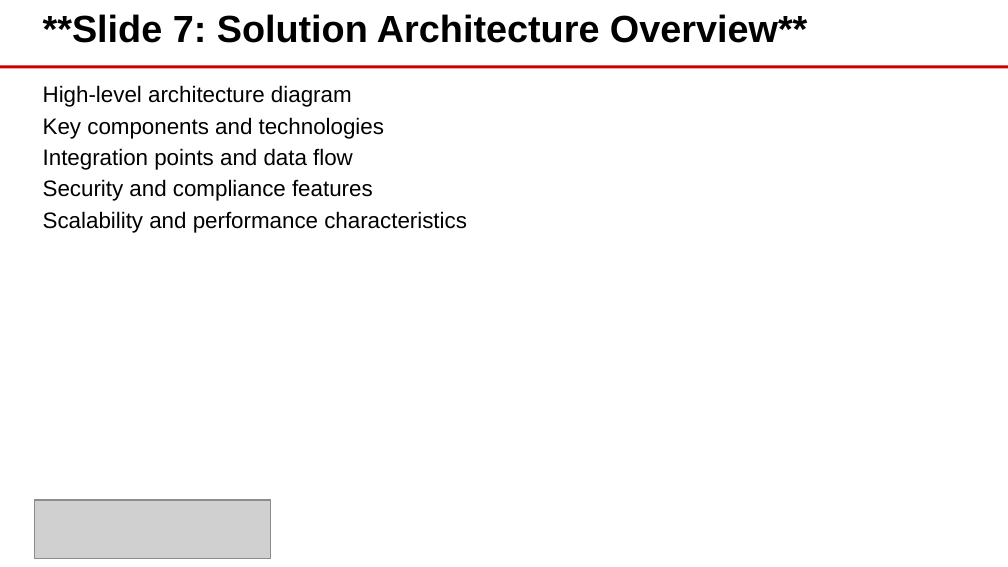
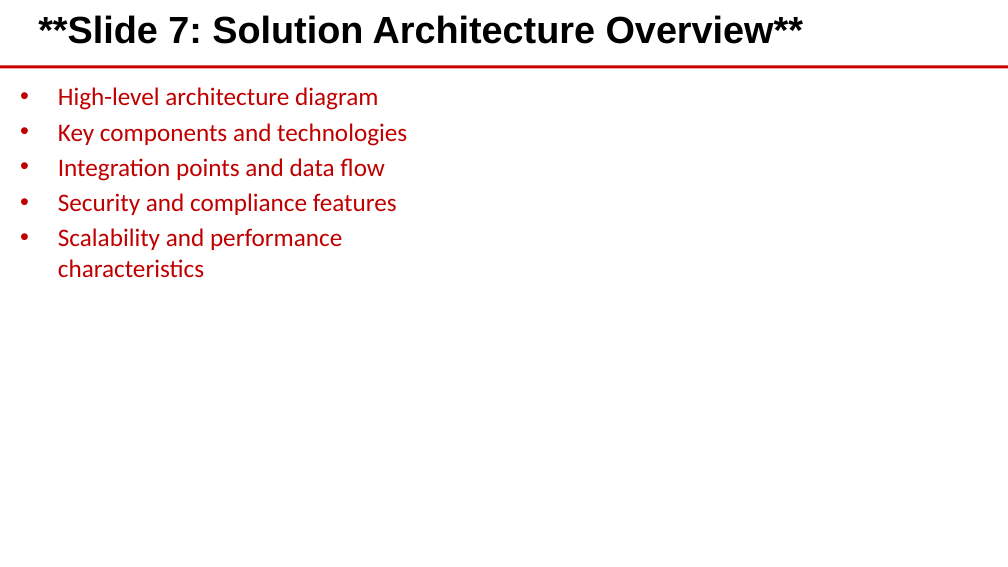
Before and after one commit to eoframework/solutions, a slide deck: slide 7 of solution-template/sample-provider/sample-category/sample-solution/delivery/closeout-presentation.pptx (slide 8 before the commit). Drawn at 1008x567 pixels with LibreOffice and Linux fonts; fonts in the diff are those of the drawing; grey boxes stand for pictures; background and template pictures are left out. Boxes give left, top, right and bottom in pixels: in the first picture for what was removed or moved away, otherwise in the second. Text is boxed around its words. In the diff, an @@ line names an element or a change of style, - is before the commit and + after.

Commit message:
Update solution templates and document builder
- Enhance solution-doc-builder.py with improved formatting
- Update Word template for better document generation
- Refresh solution template documents across delivery and presales
- Update statement-of-work with latest content

```diff
--- a/solution-template/sample-provider/sample-category/sample-solution/delivery/closeout-presentation.pptx
+++ b/solution-template/sample-provider/sample-category/sample-solution/delivery/closeout-presentation.pptx
@@ text "**Slide 7: Solution Architecture Overview**": place and size @@
-text "**Slide 7: Solution Architecture Overview**" at bbox=[43, 14, 807, 43]
+text "**Slide 7: Solution Architecture Overview**" at bbox=[38, 15, 803, 44]
@@ text "High-level architecture diagram": place and size @@
-text "High-level architecture diagram" at bbox=[43, 85, 467, 233]
+text "High-level architecture diagram" at bbox=[58, 87, 407, 278]
@@ text "High-level architecture diagram" at bbox=[58, 87, 407, 278]: size 16 to 18 pt, font Arial to Calibri, text colour #000000 to #C00000; bullet none to • @@
@@ picture removed at bbox=[34, 500, 270, 558] @@
```
Also in this commit, not shown: 32 other slides changed, 3 slides added, 4 slides removed, 16 other files.
